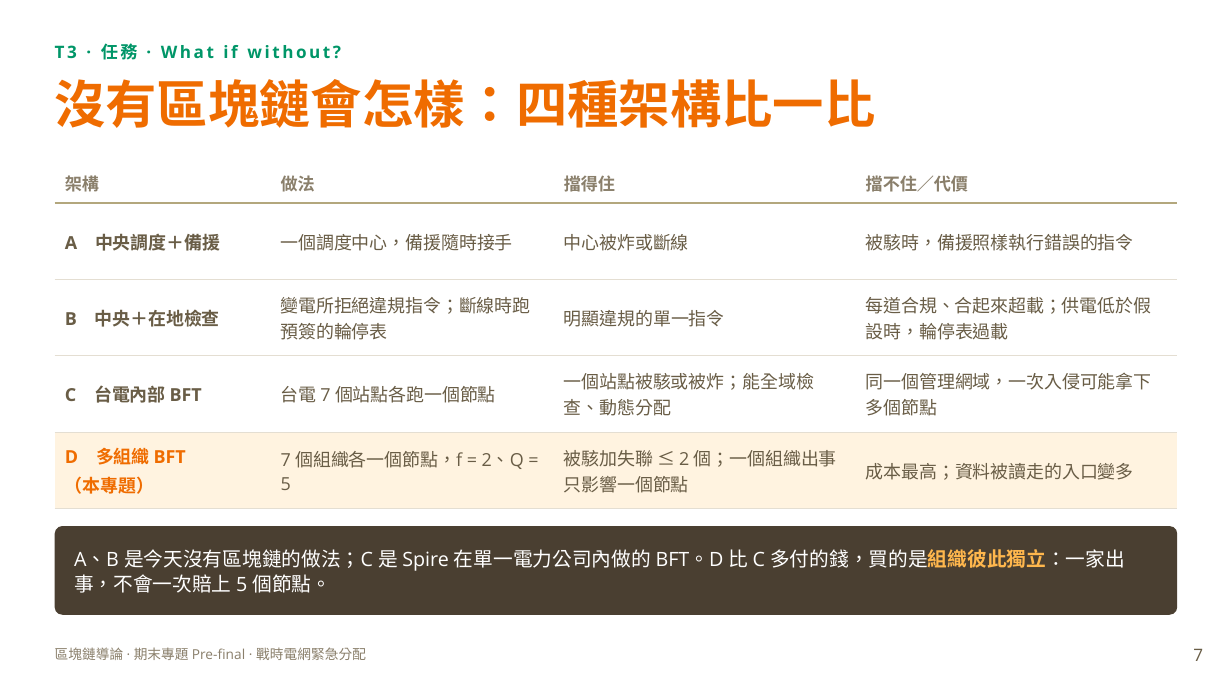
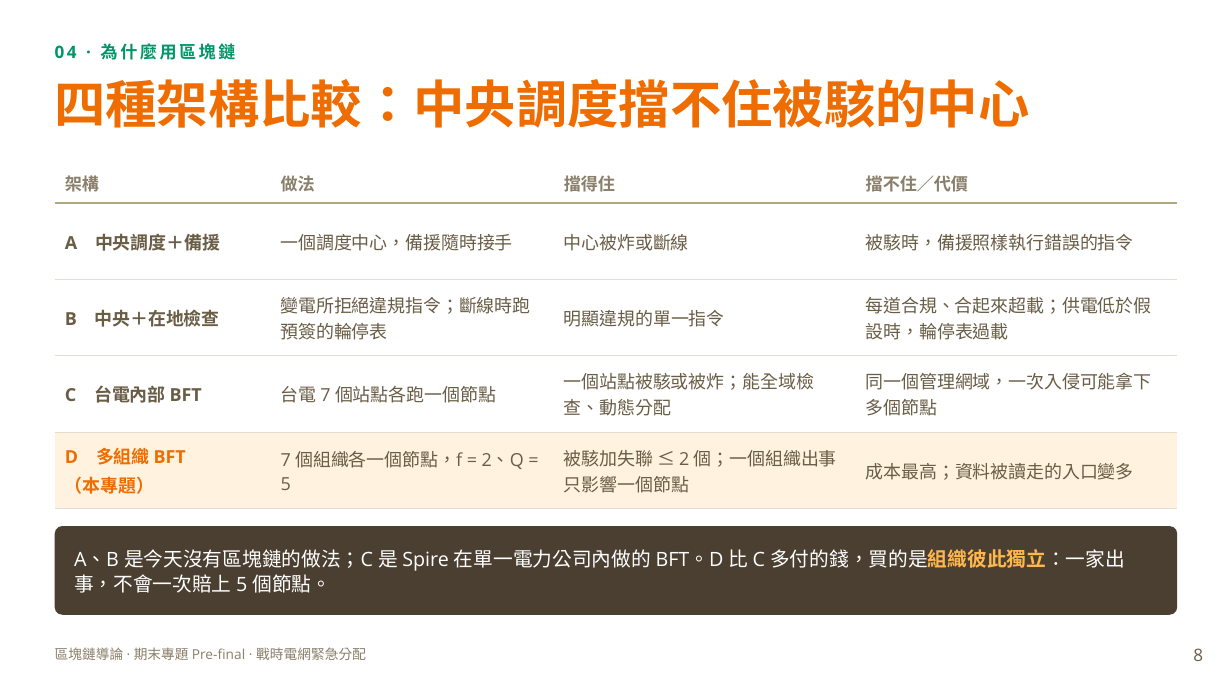
Before and after one commit to XXXaBg3619/grid-quorum, a slide deck: slide 8 of 期末前報告_戰時電網緊急分配.pptx (slide 7 before the commit). Drawn at 1232x693 pixels with LibreOffice and Linux fonts; fonts in the diff are those of the drawing. Boxes give left, top, right and bottom in pixels: in the first picture for what was removed or moved away, otherwise in the second. Text is boxed around its words. In the diff, an @@ line names an element or a change of style, - is before the commit and + after.

```diff
--- a/期末前報告_戰時電網緊急分配.pptx
+++ b/期末前報告_戰時電網緊急分配.pptx
@@ text at (55,43,236,60): text changed @@
-T3 · 任務 · What if without?
+04 · 為什麼用區塊鏈
@@ title at (54,79,1029,128): text changed @@
-沒有區塊鏈會怎樣：四種架構比一比
+四種架構比較：中央調度擋不住被駭的中心
@@ page number at (1193,648,1203,661): text changed @@
-7
+8
```
Also in this commit, not shown: 15 other slides changed, 2 slides added, 1 slide removed.
